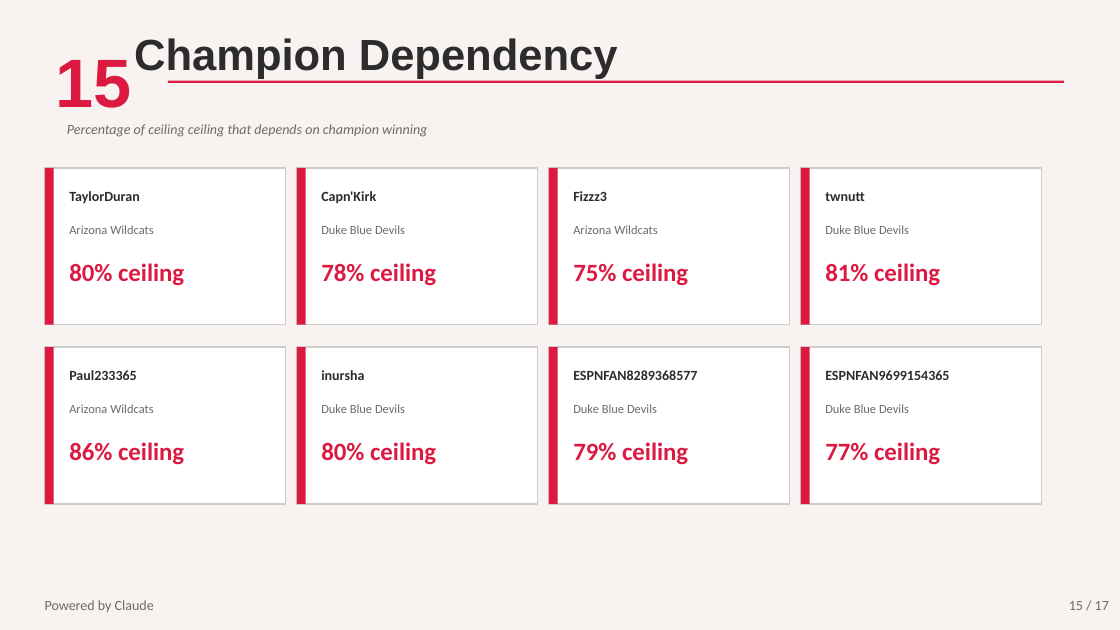
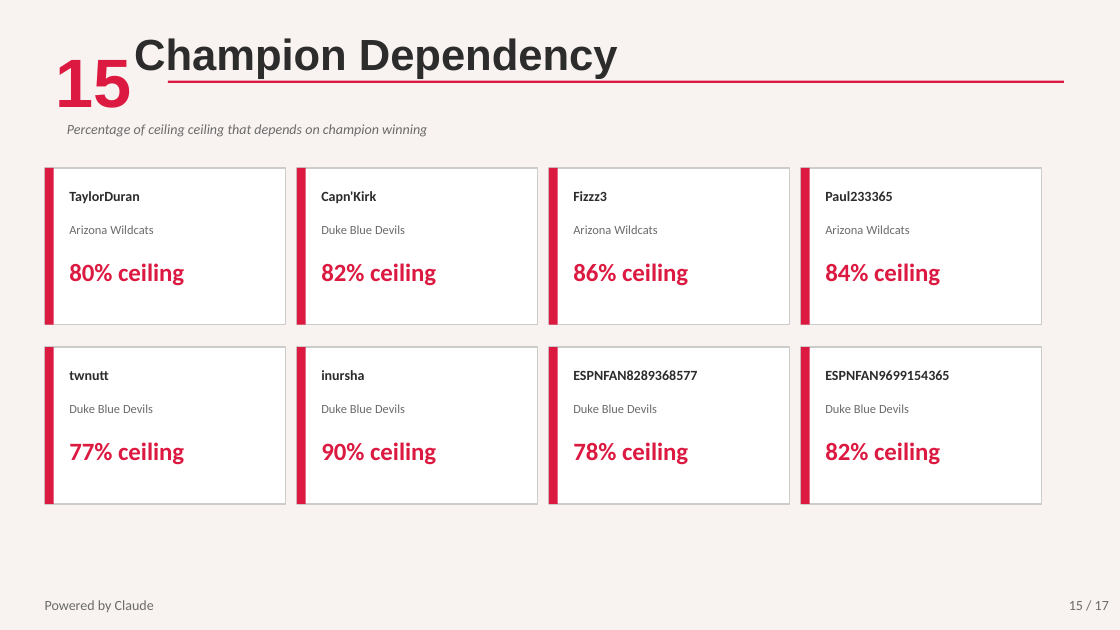
Before and after one commit to tdswim/Elons-Plugs-2026, a slide deck: slide 15 of Elons_Plugs_Deck.pptx. Drawn at 1120x630 pixels with LibreOffice and Linux fonts; fonts in the diff are those of the drawing. Boxes give left, top, right and bottom in pixels: in the first picture for what was removed or moved away, otherwise in the second. Text is boxed around its words. In the diff, an @@ line names an element or a change of style, - is before the commit and + after.

```diff
--- a/Elons_Plugs_Deck.pptx
+++ b/Elons_Plugs_Deck.pptx
@@ text at (x1=825, y1=191, x2=893, y2=201): text changed @@
-twnutt
+Paul233365
@@ text at (x1=825, y1=225, x2=909, y2=234): text changed @@
-Duke Blue Devils
+Arizona Wildcats
@@ text at (x1=321, y1=263, x2=436, y2=286): text changed @@
-78% ceiling
+82% ceiling
@@ text at (x1=573, y1=263, x2=688, y2=286): text changed @@
-75% ceiling
+86% ceiling
@@ text at (x1=825, y1=263, x2=940, y2=286): text changed @@
-81% ceiling
+84% ceiling
@@ text at (x1=69, y1=371, x2=109, y2=380): text changed @@
-Paul233365
+twnutt
@@ text at (x1=69, y1=404, x2=153, y2=413): text changed @@
-Arizona Wildcats
+Duke Blue Devils
@@ text at (x1=69, y1=442, x2=184, y2=465): text changed @@
-86% ceiling
+77% ceiling
@@ text at (x1=321, y1=442, x2=436, y2=465): text changed @@
-80% ceiling
+90% ceiling
@@ text at (x1=573, y1=442, x2=688, y2=465): text changed @@
-79% ceiling
+78% ceiling
@@ text at (x1=825, y1=442, x2=940, y2=465): text changed @@
-77% ceiling
+82% ceiling
```
Also in this commit, not shown: 10 other slides changed.
